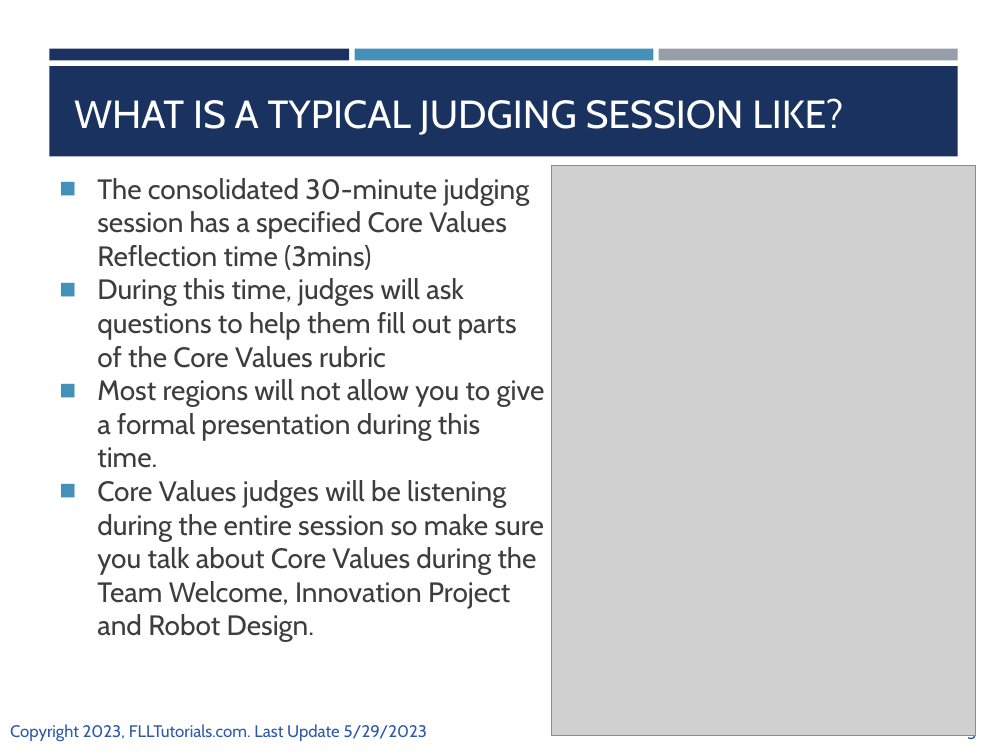
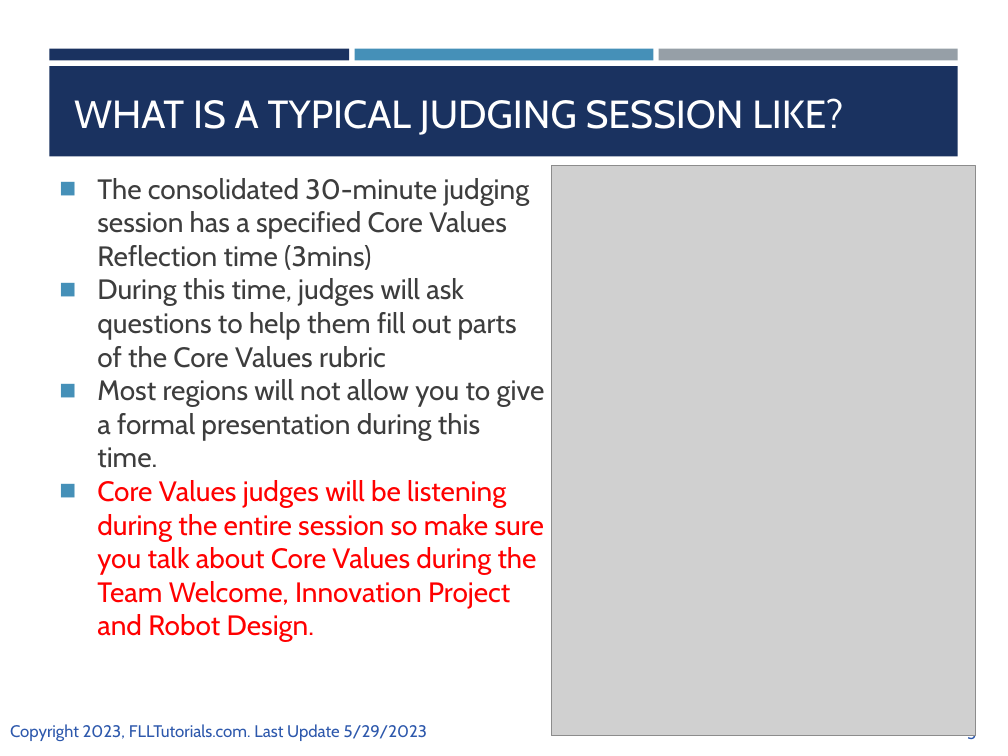
Before and after one commit to ev3lessons/FLL-Tutorials, a slide deck: slide 3 of translations/en-us/CoreValues/CVJudging.pptx. Drawn at 1008x756 pixels with LibreOffice and Linux fonts; fonts in the diff are those of the drawing; grey boxes stand for pictures. Boxes give left, top, right and bottom in pixels: in the first picture for what was removed or moved away, otherwise in the second. Text is boxed around its words. In the diff, an @@ line names an element or a change of style, - is before the commit and + after.

Commit message:
updated CV judging with sample questions and FAQ

```diff
--- a/translations/en-us/CoreValues/CVJudging.pptx
+++ b/translations/en-us/CoreValues/CVJudging.pptx
@@ text at box(97, 480, 544, 642): text colour #3D3D3D to #FF0000 in "Core Values judges will be listening during ..." @@
```
Also in this commit, not shown: 3 other slides changed, 2 slides added, 1 other file.
